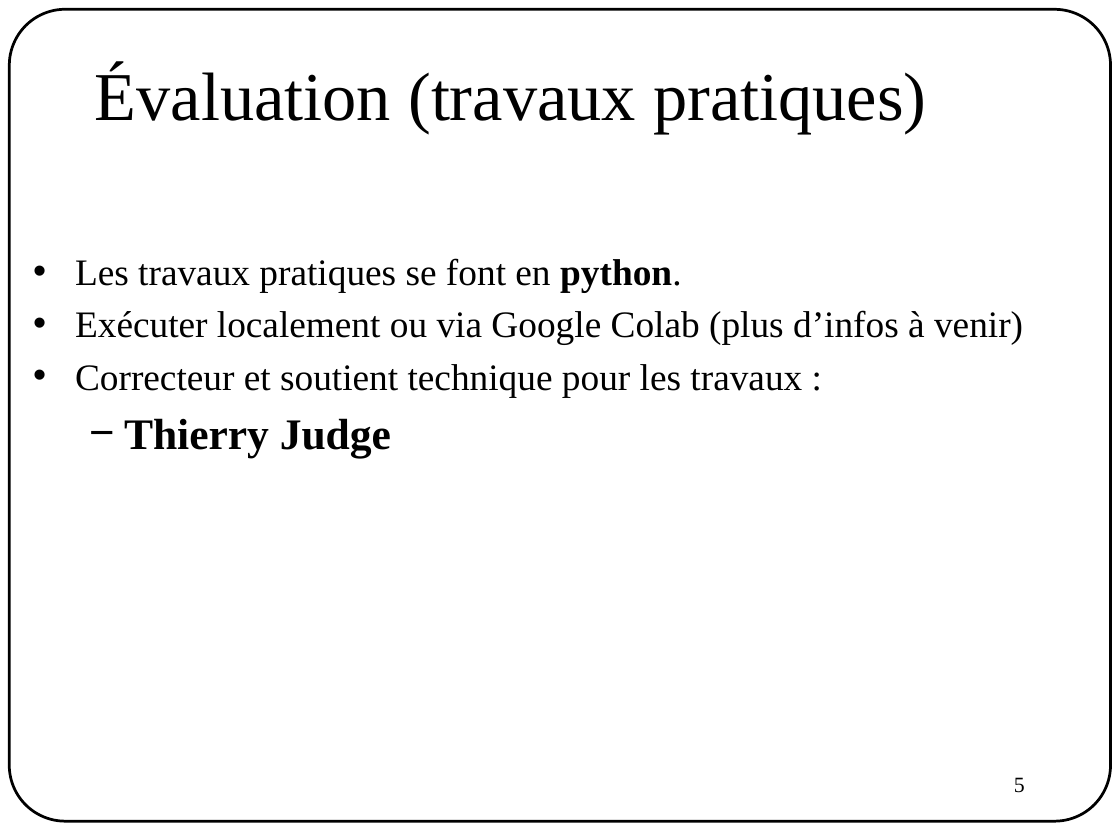
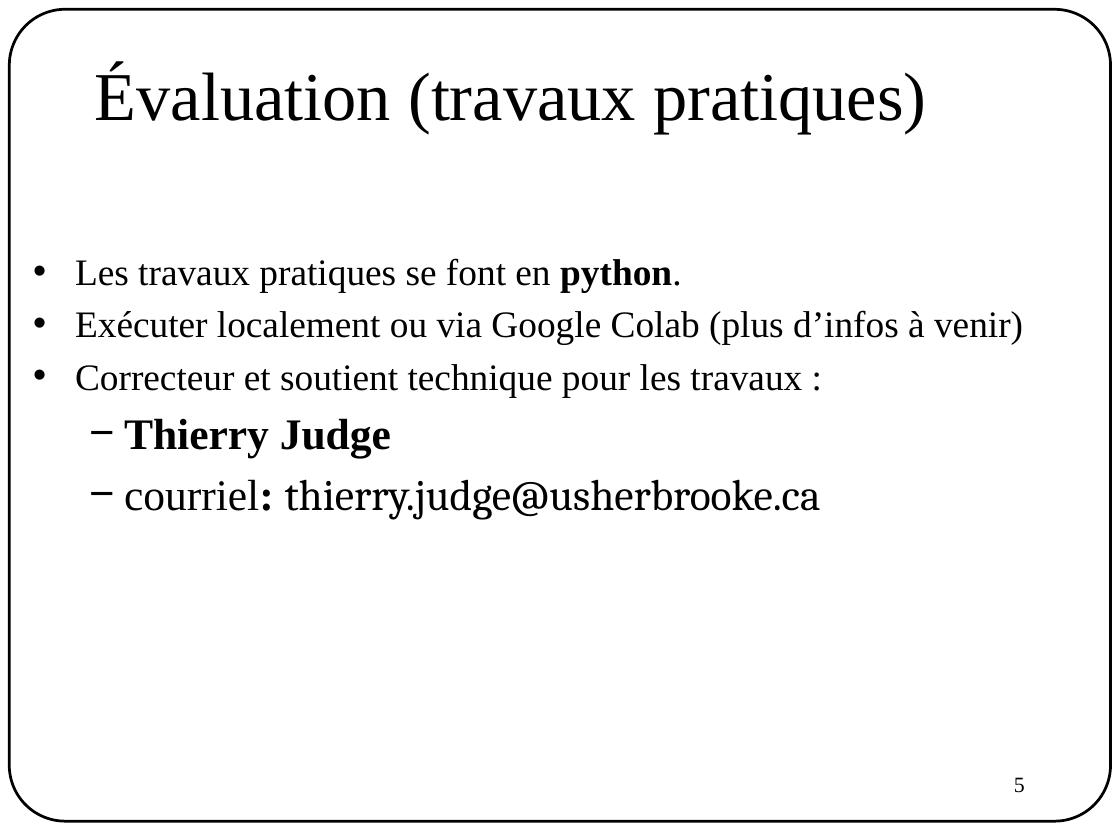
Before and after one commit to AntoineTheb/AntoineTheb.github.io, a slide deck: slide 5 of files/ift780/00_presentation.pptx. Drawn at 1120x840 pixels with LibreOffice and Linux fonts; fonts in the diff are those of the drawing. Boxes give left, top, right and bottom in pixels: in the first picture for what was removed or moved away, otherwise in the second. Text is boxed around its words. In the diff, an @@ line names an element or a change of style, - is before the commit and + after.

Commit message:
FIX: pptx

```diff
--- a/files/ift780/00_presentation.pptx
+++ b/files/ift780/00_presentation.pptx
@@ text at (124, 479, 821, 520): paragraph added @@
+  − courriel: thierry.judge@usherbrooke.ca
```
